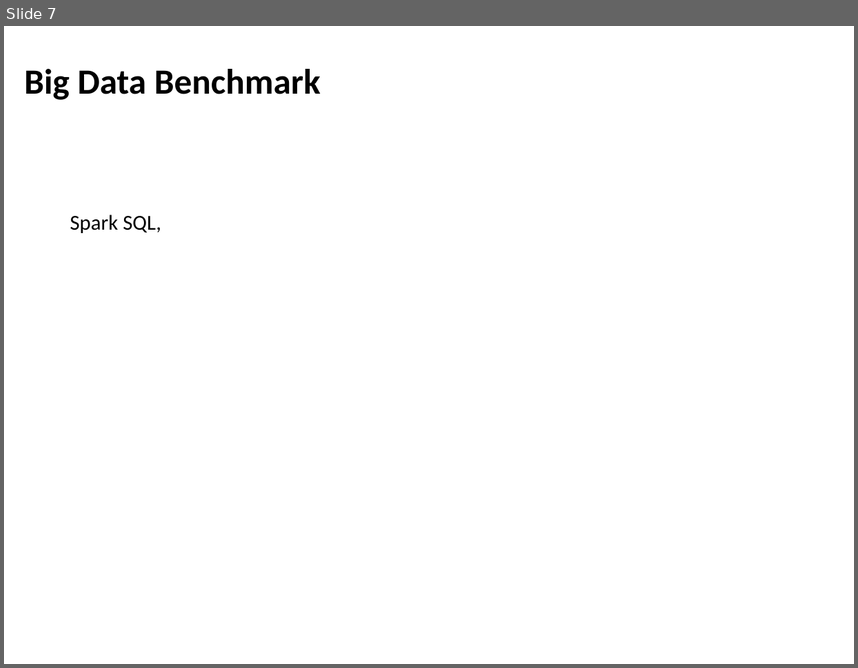
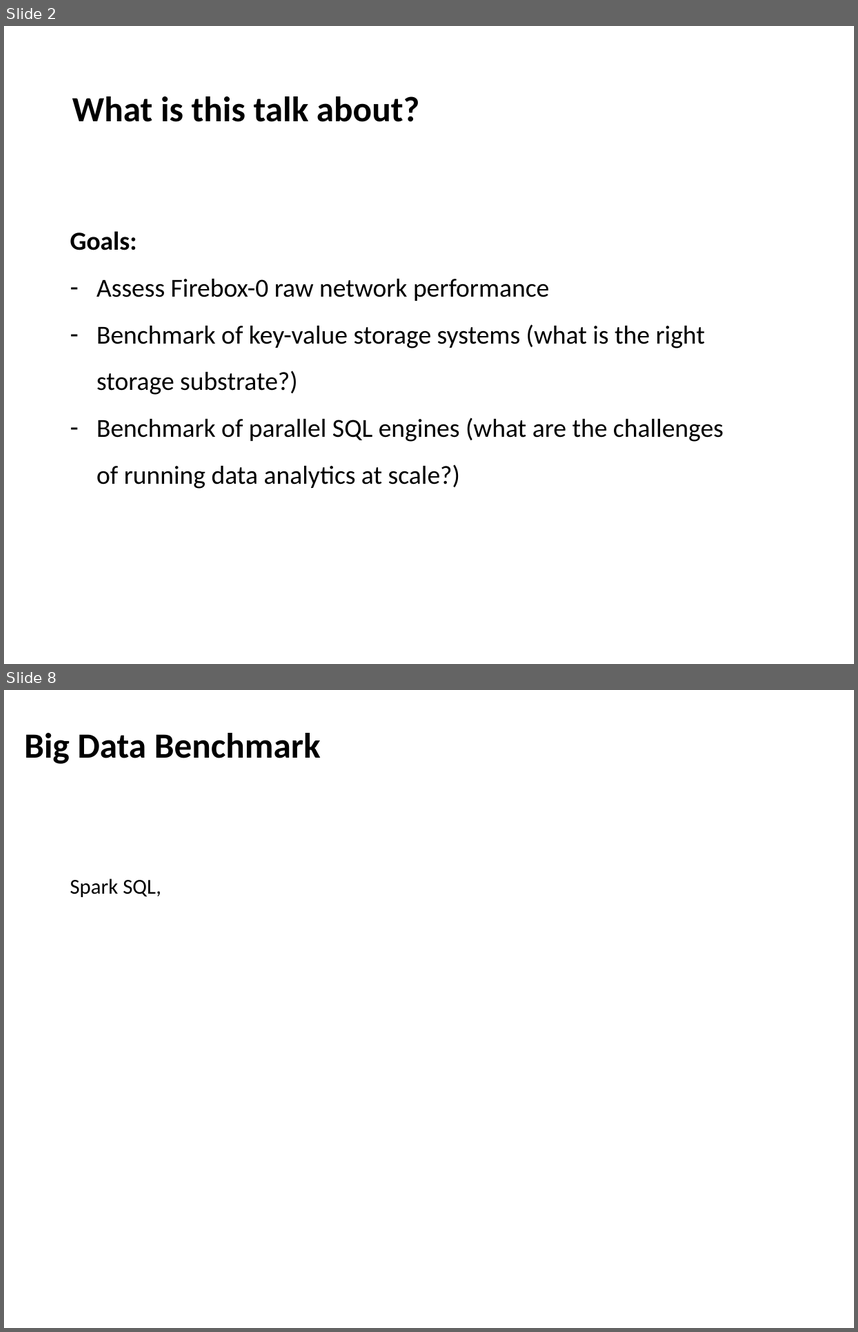
Before and after one commit to jcarreira/aspire-retreat, a slide deck: FireboxBenchmarks-retreat.pptx. Shown one above the other, each under a label of ours: slide 7 before the commit, slides 2 and 8 after it; the slides between them are not shown. The pictures are 858x668 and 858x1332 pixels, drawn with LibreOffice and Linux fonts; fonts in the diff are those of the drawing. Boxes give left, top, right and bottom in pixels: in the first picture for what was removed or moved away, otherwise in the second. Text is boxed around its words. In the diff, an @@ line names an element or a change of style, - is before the commit and + after.

```diff
--- a/FireboxBenchmarks-retreat.pptx
+++ b/FireboxBenchmarks-retreat.pptx
@@ slide 2 added at <box>4,26,854,664</box>, background #FFFFFF @@
@@ text added at <box>72,96,419,122</box>, 30 pt, text #000000, bold @@
+What is this talk about?
@@ text added at <box>70,231,724,488</box>, 22 pt, text #000000 @@
+Goals:
+– Assess Firebox-0 raw network performance
+– Benchmark of key-value storage systems (what is the right storage substrate?)
+– Benchmark of parallel SQL engines (what are the challenges of running data analytics at scale?)
@@ what was slide 7 is now slide 8 @@
```
Also in this commit, not shown: 4 slides changed, 6 other slides added, 3 slides removed, 11 other files.
